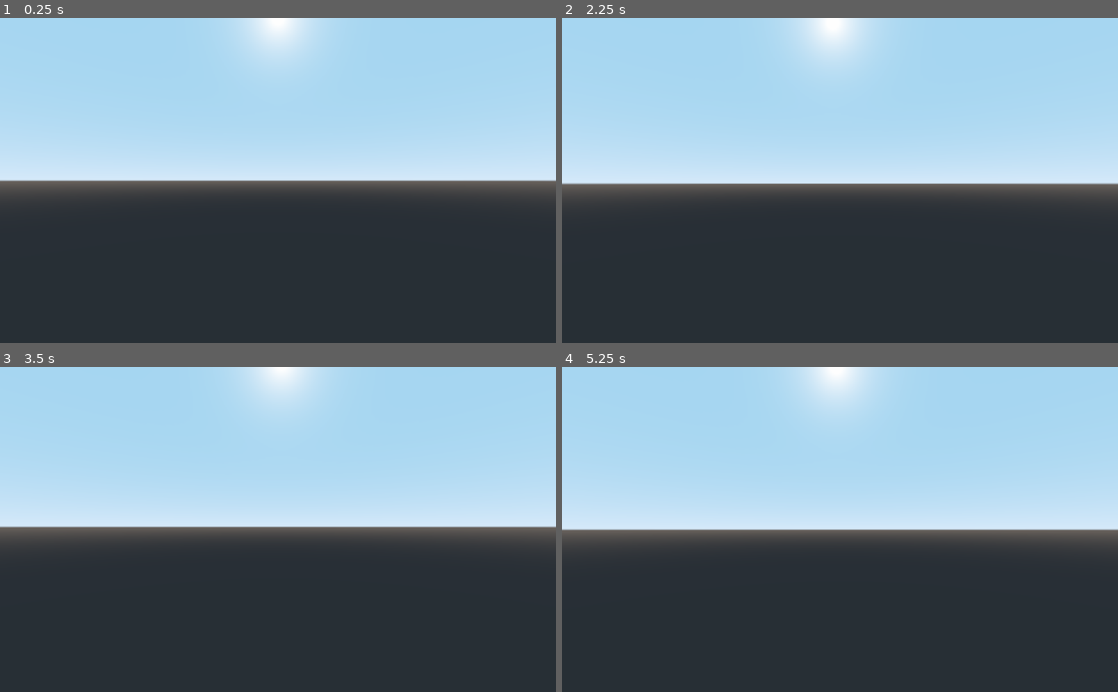
Above: before the commit, frames 1-4 (two rows, left to right).
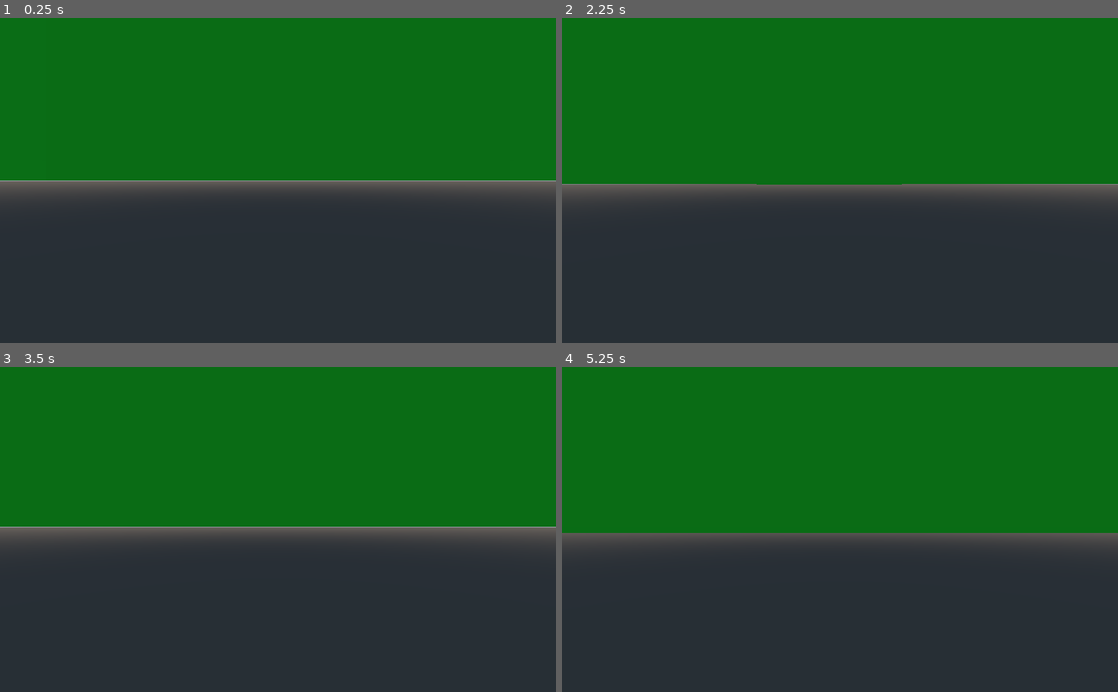
Above: after the commit, the same moments.

Repository: Gedas-S/what-minotaur
Game: Godot game, scene res://MazeGenerator.tscn
Two runs of this game, one before a commit and one after it. Both use one fixed random seed, a clock stepped at 60 frames per second and the inputs below. This scene is started directly instead of the project's main scene.
Inputs (mouse positions are in pixels of both pictures, inside the frame that each line leads up to):
- Up to frame 1 (0.25 s): no input
- Up to frame 2 (2.25 s): tap Enter at 0.5, 2 s; move the mouse to (867, 180) at 0.52 s; hold W from 0.53 s (still down); tap Space at 1.25 s; move the mouse to (812, 180) at 1.27 s; move the mouse to (851, 174) at 2.02 s
- Up to frame 3 (3.5 s): keep holding W; tap Space at 2.75 s; move the mouse to (272, 536) at 2.77 s
- Up to frame 4 (5.25 s): keep holding W; tap Enter at 3.5 s; move the mouse to (878, 532) at 3.52 s; move the mouse to (795, 526) at 4.27 s; move the mouse to (845, 529) at 5.02 s

The runs differ from the first frame. In frame 1, 50% of the frame differs, in the area x 0-100%, y 0-50%; in frame 2, 51%, in the area x 0-100%, y 0-52%; in frame 3, 49%; in frame 4, 51%.

Commit message:
found my walls

Diff:
--- a/Camera.gd
+++ b/Camera.gd
@@ -30,7 +30,7 @@
 
 func _process(delta):
 	self.translate(velocity*speed*delta)
-	self.translation.y = 0
+#	self.translation.y = 0
 
 func _unhandled_input(event):
 	if event is InputEventKey:
--- a/MazeGenerator.gd
+++ b/MazeGenerator.gd
@@ -17,10 +17,20 @@
 func grid(width=10, height=10):
 	var offsetX = width / 2
 	var offsetZ = height / 2
+	var scaleX = 10
+	var scaleY = 10
 
 	for i in range(width):
 		for j in range(height):
+
+			var position = Vector3((i - offsetX)*scaleX, 0, (j - offsetZ)*scaleY)
+
 			var q = WallSegment.instance()
-			q.translate(Vector3((i - offsetX)*1, 0, (j - offsetZ)*1))
+			q.translate(position)
 
-			print(q.translation)
+			var qq = WallSegment.instance()
+			qq.translate(position)
+			qq.rotate(Vector3(0, 1, 0), deg2rad(90))
+
+			add_child(q)
+			add_child(qq)
